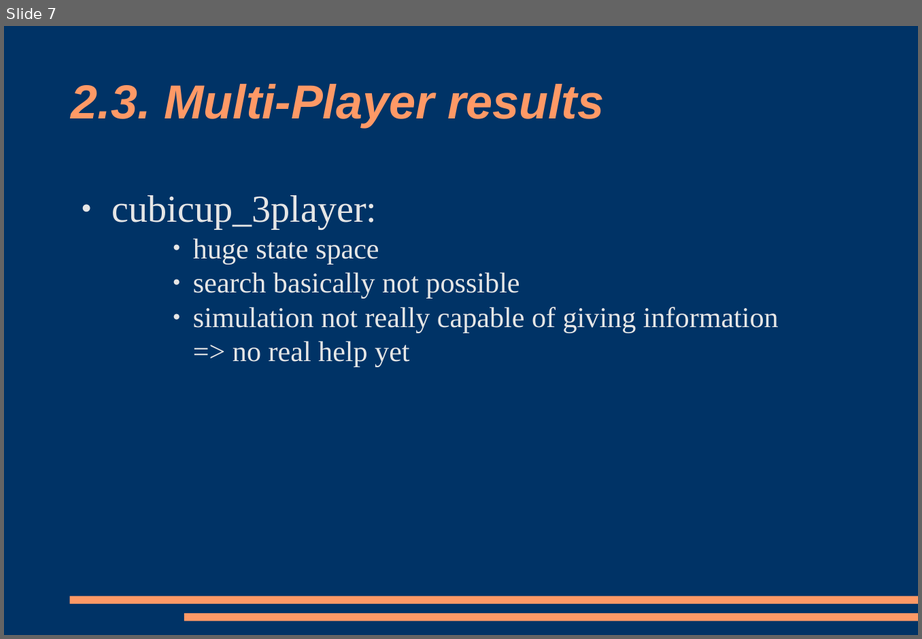
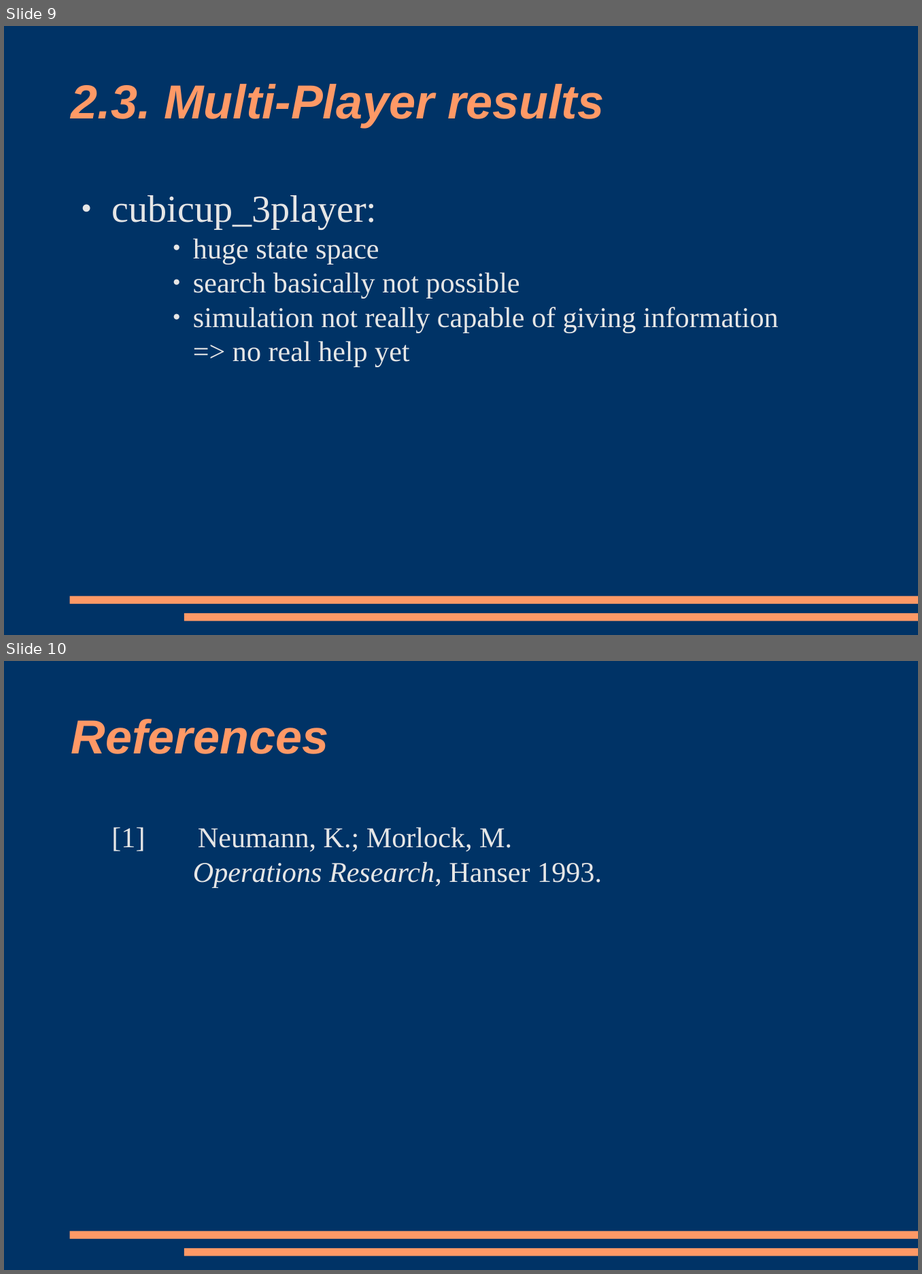
Before and after one commit to parthy/ggp, a slide deck: presentation.odp. Shown one above the other, each under a label of ours: slide 7 before the commit, slides 9 and 10 after it. The pictures are 922x639 and 922x1274 pixels, drawn with LibreOffice and Linux fonts; fonts in the diff are those of the drawing. Boxes give left, top, right and bottom in pixels: in the first picture for what was removed or moved away, otherwise in the second. Text is boxed around its words. In the diff, an @@ line names an element or a change of style, - is before the commit and + after.

```diff
--- a/presentation.odp
+++ b/presentation.odp
@@ slide 10 added at <box>4,661,918,1270</box>, background #003366; not listed: 2 template elements that a slide beside it also shows @@
@@ title added at <box>71,719,328,754</box>, 40 pt, text #FF9966, bold, italic @@
+References
@@ text added at <box>111,827,602,888</box>, 24 pt, text #E6E6E6 @@
+[1] Neumann, K.; Morlock, M.
+    Operations Research, Hanser 1993.
@@ what was slide 7 is now slide 9 @@
```
Also in this commit, not shown: 3 other slides added, 1 slide removed.
